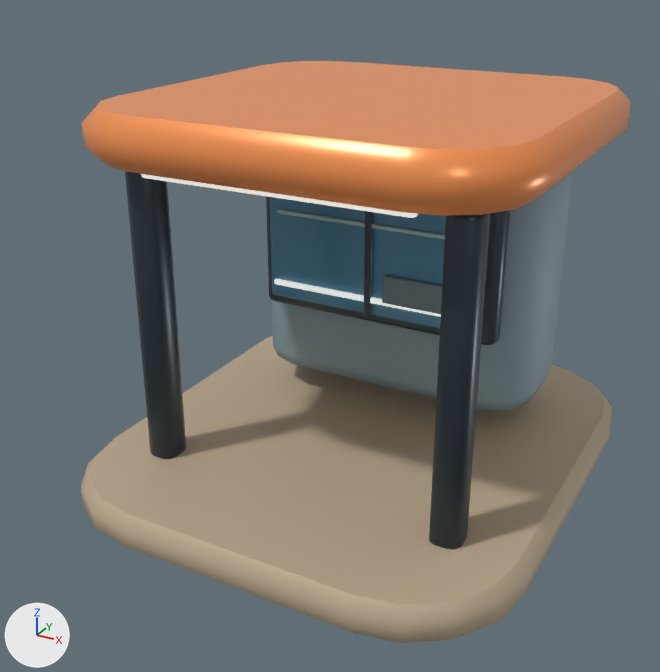
The glTF model assets/models/regions/metro_charge_2.glb as it was, and as the next commit left it.
The view is the same before and after, from a 50 mm camera at (7.2, -4.16, 3.13) aimed at (4.76, 0.27, 0.91). Every picture has the same lights, and +X, +Y and +Z are marked at lower left. The picture after the commit comes second. Vertices at exactly the same position are counted once.

The first picture shows 'Charge2'.
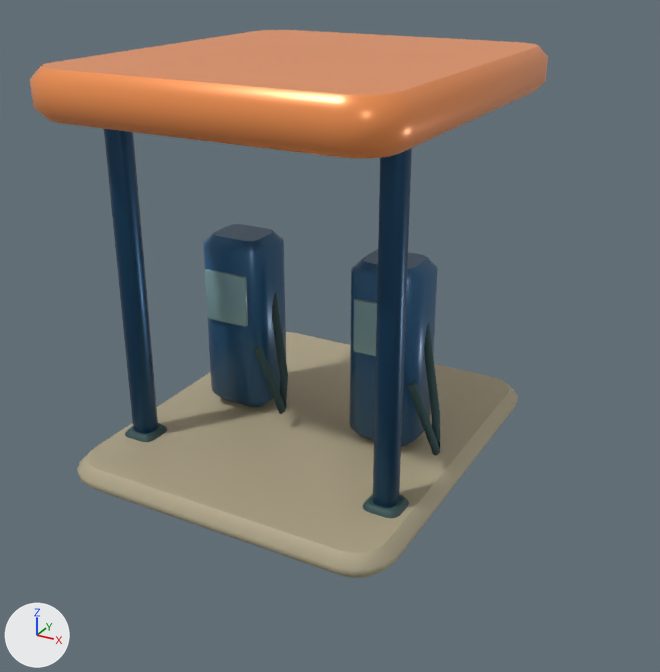
Pixel boxes [x1, y1, x2, y2] of what changed, in the pictures (660 x 672 px; the box of a moved part takes in the faces that stretch with it):
'Charge2', reshaped
    before: [81, 61, 630, 643]
    after: [30, 30, 548, 578]
part 1 of me_charge2, moved or reshaped
    before: [364, 211, 373, 317]
    after: [104, 129, 158, 434]
part 2 of me_charge2, moved or reshaped
    before: [382, 275, 442, 314]
    after: [205, 269, 248, 327]
part 3 of me_charge2, moved or reshaped
    before: [269, 197, 446, 329]
    after: [353, 298, 377, 356]
part 4 of me_charge2, rebuilt (17% narrower, 20% shorter)
    before: [81, 335, 612, 643]
    after: [78, 332, 518, 578]
part 5 of me_charge2, rebuilt (17% shorter)
    before: [82, 61, 630, 216]
    after: [30, 30, 548, 159]
part 6 of me_charge2, added
    after: [125, 423, 167, 442]
part 7 of me_charge2, added (cyan)
    after: [363, 494, 409, 518]
part 8 of me_charge2, added (blue)
    after: [203, 224, 286, 407]
part 9 of me_charge2, added (blue)
    after: [350, 249, 438, 446]
part 10 of me_charge2, added (blue)
    after: [373, 148, 412, 508]
part 11 of me_charge2, added
    after: [254, 292, 288, 414]
part 12 of me_charge2, added (cyan)
    after: [407, 323, 440, 456]
part 13 of me_charge2, deleted
    before: [125, 171, 186, 459]
part 14 of me_charge2, deleted
    before: [274, 278, 441, 317]
part 15 of me_charge2, deleted
    before: [429, 213, 490, 549]
part 16 of me_charge2, deleted
    before: [141, 174, 418, 218]
part 17 of me_charge2, deleted
    before: [277, 209, 445, 240]
part 18 of me_charge2, deleted
    before: [266, 172, 572, 411]

What changed in the scene script:
```text
Add mat_rubber:
    mat_rubber = bpy.data.materials.new('Rubber')
    mat_rubber.use_nodes = True; mat_rubber.node_tree.nodes.clear()
    _N = mat_rubber.node_tree.nodes; _L = mat_rubber.node_tree.links
    n0 = _N.new('ShaderNodeBsdfPrincipled'); n0.name = 'Principled BSDF'
    n0.inputs[2].default_value = 0.84  # 'Roughness'
    n1 = _N.new('ShaderNodeOutputMaterial'); n1.name = 'Material Output'
    n2 = _N.new('ShaderNodeVertexColor'); n2.name = 'Color Attribute'
    _L.new(n0.outputs[0], n1.inputs[0])  # 'BSDF' to 'Surface'
    _L.new(n2.outputs[0], n0.inputs[0])  # 'Color' to 'Base Color'
Change me_charge2:
    used by ob_charge2; location = (0.0, 0.0, 0.0)
    remove me_charge2.from_pydata(...)  # 880 vertices, 1712 faces; spans x 3.54..6.26, y -1.08..2.04, z 0.0..2.32
    add me_charge2.from_pydata(...)  # 872 vertices, 1688 faces; spans x 3.42..5.58, y -0.73..1.75, z 0.0..2.51
    me_charge2 part 1: the loose piece of 72 vertices spanning x 4.88..4.92, y 0.47..0.51, z 0.99..1.72 is scaled about its middle by (3.11, 3.11, 3.25), then moved by (-1.26, -0.66, -0.16)
    me_charge2 part 2: the loose piece of 72 vertices spanning x 5.0..5.4, y 0.48..0.51, z 1.09..1.27 is scaled about its middle by (0.768, 1.12, 1.97), then moved by (-1.24, -0.15, -0.2), in mat_tint
    me_charge2 part 3: the loose piece of 72 vertices spanning x 4.19..5.61, y 0.51..0.58, z 0.99..1.72 is scaled about its middle by (0.212, 0.493, 0.465), then moved by (0.14, -0.2, -0.37)
    me_charge2 part 4: the loose piece of 80 vertices spanning x 3.54..6.26, y -1.08..2.04, z 0.0..0.22 is rebuilt with 80 vertices and now spans x 3.42..5.58, y -0.73..1.75, z 0.0..0.16
    me_charge2 part 5: the loose piece of 80 vertices spanning x 3.64..6.16, y -0.77..1.73, z 2.04..2.32 is rebuilt with 80 vertices and now spans x 3.42..5.58, y -0.73..1.75, z 2.23..2.51
    me_charge2 part 6: a new loose piece of 80 vertices spanning x 3.52..3.75, y -0.29..-0.05, z 0.01..0.19, in mat_ceramic
    me_charge2 part 7: a new loose piece of 80 vertices spanning x 5.25..5.48, y -0.29..-0.05, z 0.01..0.19, in mat_ceramic
    me_charge2 part 8: a new loose piece of 80 vertices spanning x 3.72..4.2, y 0.35..0.77, z 0.18..1.36, in mat_paint
    me_charge2 part 9: a new loose piece of 80 vertices spanning x 4.8..5.28, y 0.35..0.77, z 0.18..1.36, in mat_paint
    me_charge2 part 10: a new loose piece of 72 vertices spanning x 5.29..5.43, y -0.24..-0.1, z 0.0..2.37, in mat_metal
    me_charge2 part 11: a new loose piece of 28 vertices spanning x 4.14..4.41, y 0.28..0.58, z 0.27..1.0, in mat_rubber
    me_charge2 part 12: a new loose piece of 28 vertices spanning x 5.22..5.49, y 0.28..0.58, z 0.27..1.0, in mat_rubber
    me_charge2 part 13: the loose piece of 72 vertices spanning x 3.89..4.07, y -0.47..-0.27, z 0.03..2.02 is deleted
    me_charge2 part 14: the loose piece of 72 vertices spanning x 4.24..5.57, y 0.48..0.51, z 1.08..1.11 is deleted
    me_charge2 part 15: the loose piece of 72 vertices spanning x 5.73..5.91, y -0.47..-0.27, z 0.03..2.02 is deleted
    me_charge2 part 16: the loose piece of 72 vertices spanning x 4.14..5.66, y -0.61..-0.55, z 1.99..2.05 is deleted
    me_charge2 part 17: the loose piece of 72 vertices spanning x 4.27..5.53, y 0.48..0.51, z 1.55..1.57 is deleted
    me_charge2 part 18
    144 vertices are removed from x 3.95..5.85, y 0.56..1.59, z 0.35..1.92
    280 faces are deleted
    other edits to the shape of me_charge2 do not show in these pictures
    add me_charge2.materials.append(mat_rubber)
```
